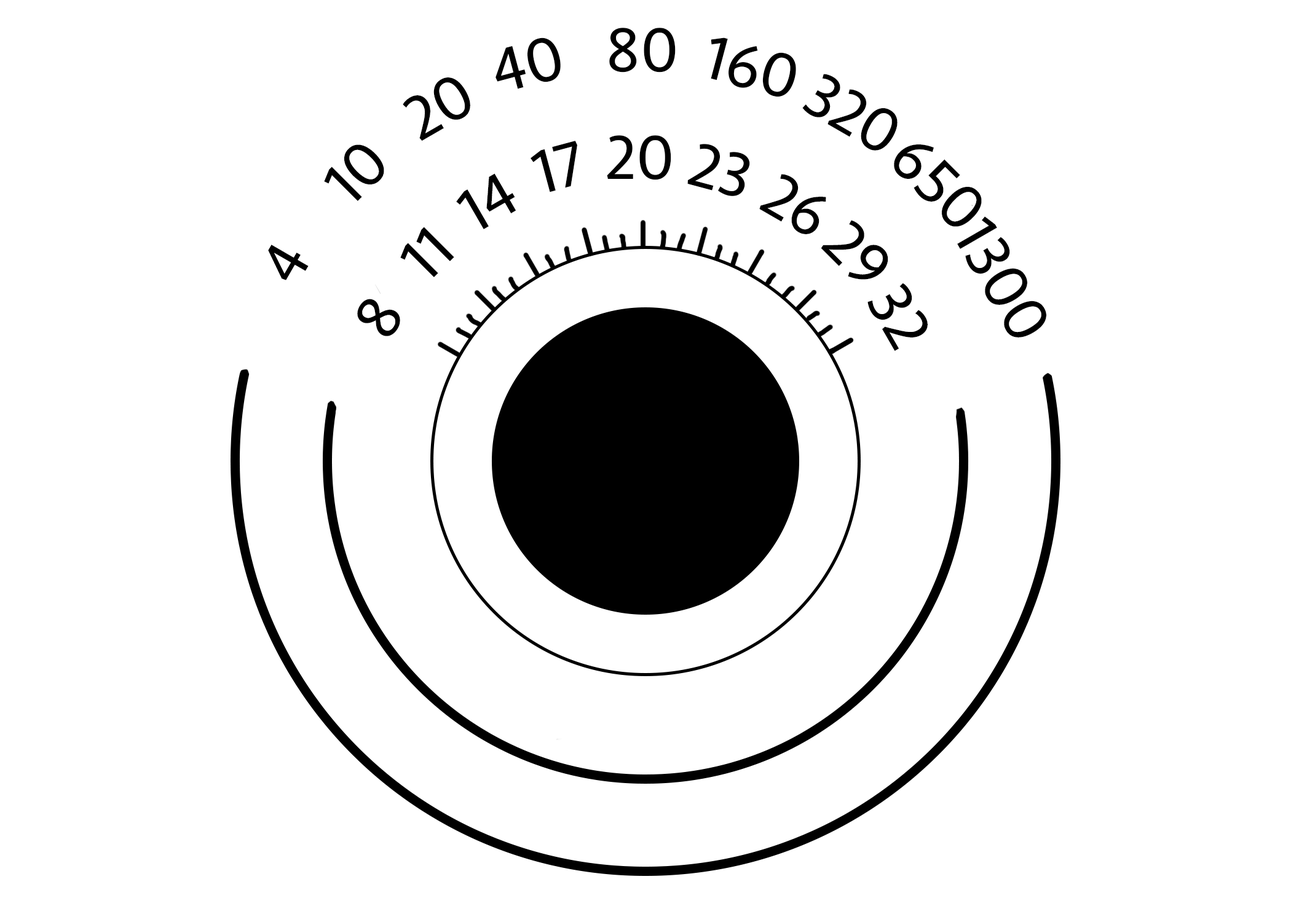
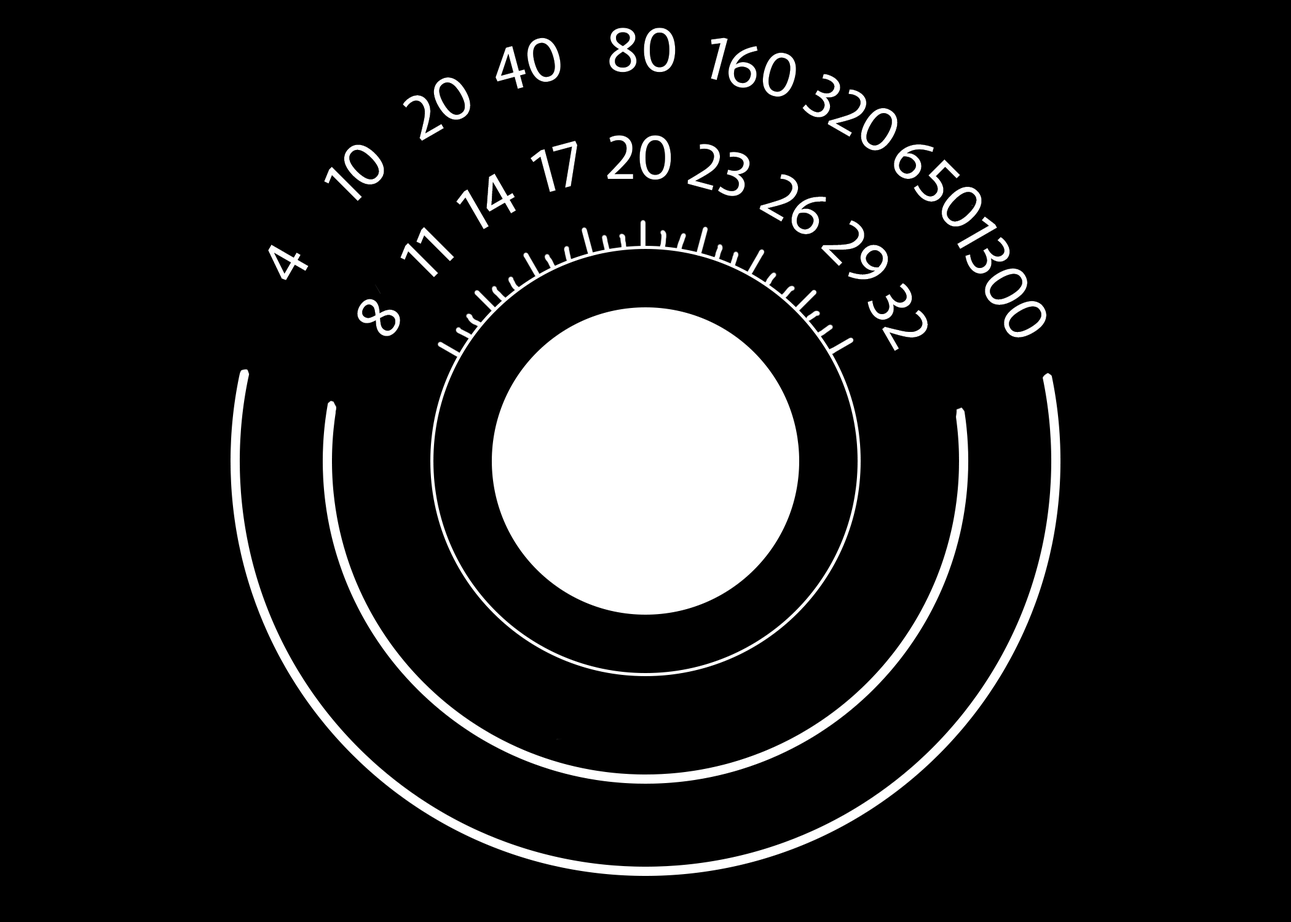
Layer changes from the first 1291 x 922 image to the second:
removed layer "20. 14" over [402, 77, 517, 230]
removed layer "10. 11" over [324, 144, 455, 278]
removed layer "3000 32" over [867, 216, 1047, 352]
removed layer "640 29" over [821, 144, 983, 280]
removed layer "320 26" over [759, 73, 898, 235]
removed layer "160 23" over [687, 37, 797, 197]
removed layer "80 20" over [606, 27, 676, 181]
removed layer "40 17" over [495, 37, 578, 193]
removed layer "4 8" over [268, 244, 401, 337]
removed layer "Ellipse 1 copy 3" over [491, 307, 800, 615]
renamed "Layer 1" to "Layer 0", painted on it over [0, 0, 1291, 922]
removed layer "Ellipse 2 copy 2" over [433, 249, 858, 674]
removed layer "Ellipse 1 copy 2" over [430, 245, 861, 677]
removed layer "Layer 2" over [198, 22, 1130, 439]
removed layer "Ellipse 2 copy" over [332, 147, 960, 775]
removed layer "Ellipse 1 copy" over [322, 138, 969, 785]
removed layer "Ellipse 2" over [239, 55, 1052, 868]
removed layer "Ellipse 1" over [230, 46, 1061, 877]
removed layer "Background" over [0, 0, 1291, 922]
